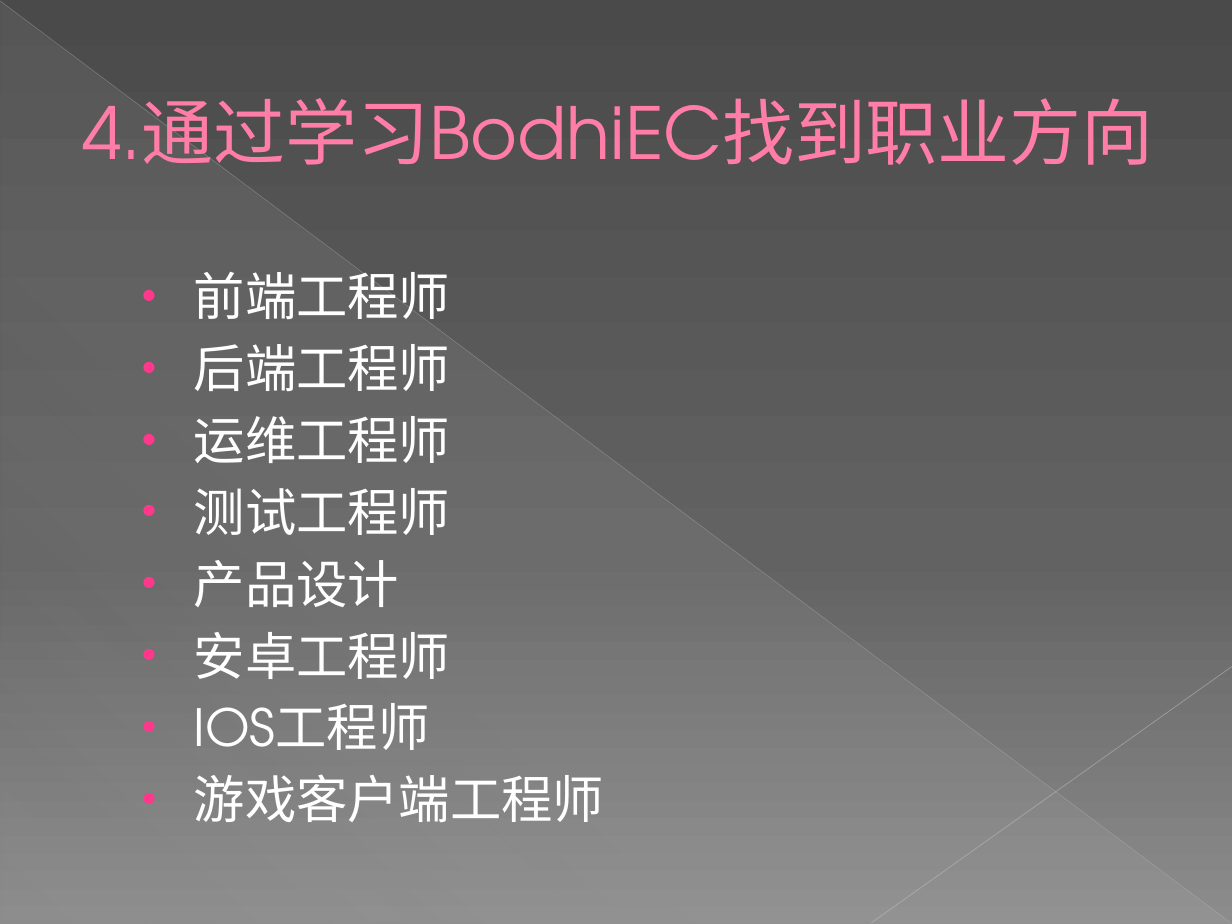
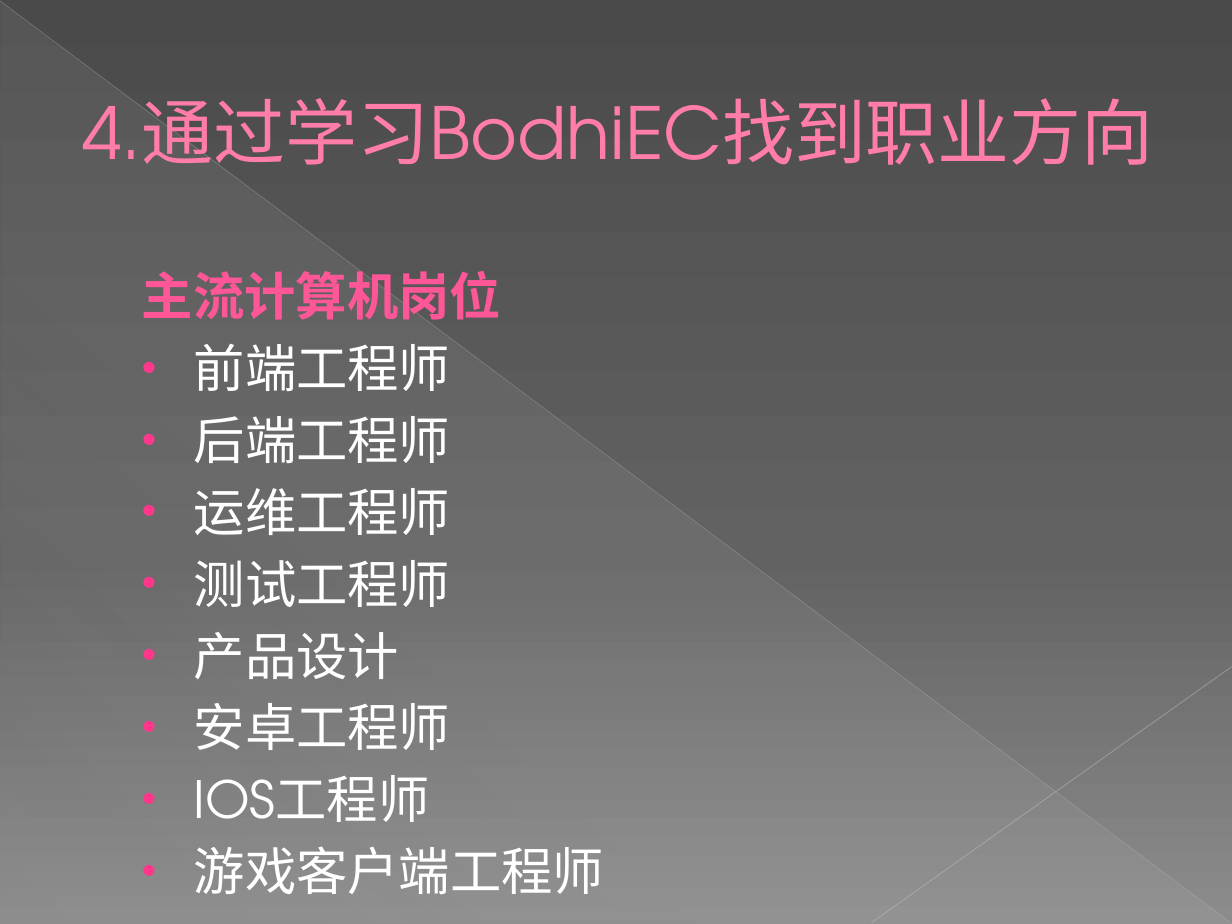
Before and after one commit to kxSchool/BodhiECP, a slide deck: slide 6 of BodhiEC开发教程.pptx. Drawn at 1232x924 pixels with LibreOffice and Linux fonts; fonts in the diff are those of the drawing. Boxes give left, top, right and bottom in pixels: in the first picture for what was removed or moved away, otherwise in the second. Text is boxed around its words. In the diff, an @@ line names an element or a change of style, - is before the commit and + after.

Commit message:
ppt

```diff
--- a/BodhiEC开发教程.pptx
+++ b/BodhiEC开发教程.pptx
@@ text at box(142, 271, 501, 320): paragraph added @@
+主流计算机岗位
```
